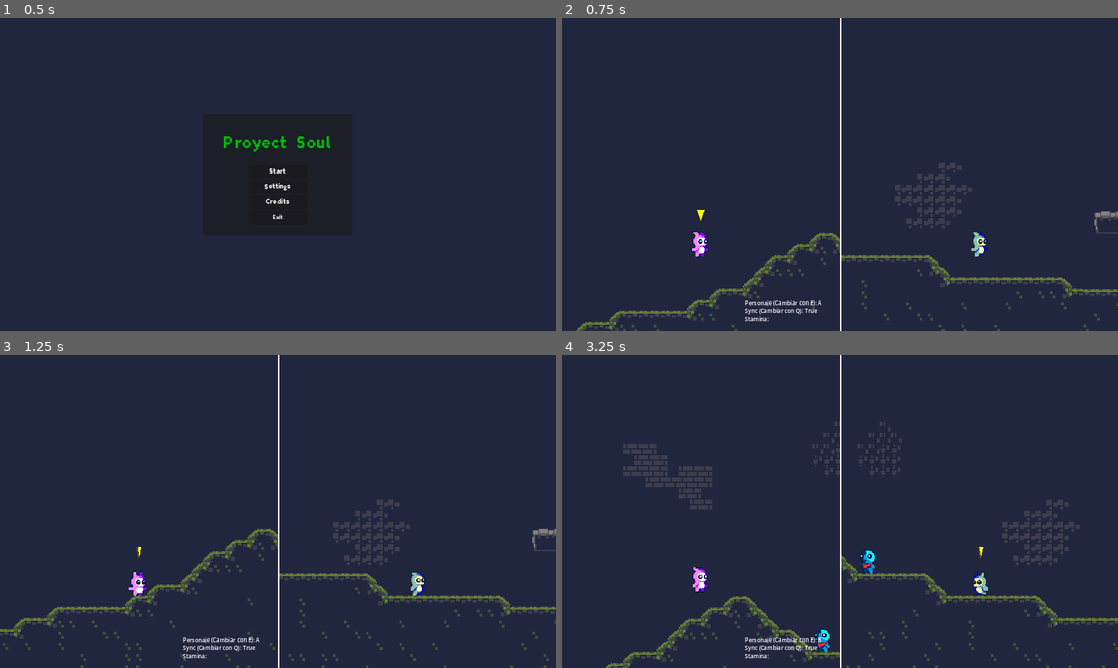
Above: before the commit, frames 1-4 (two rows, left to right).
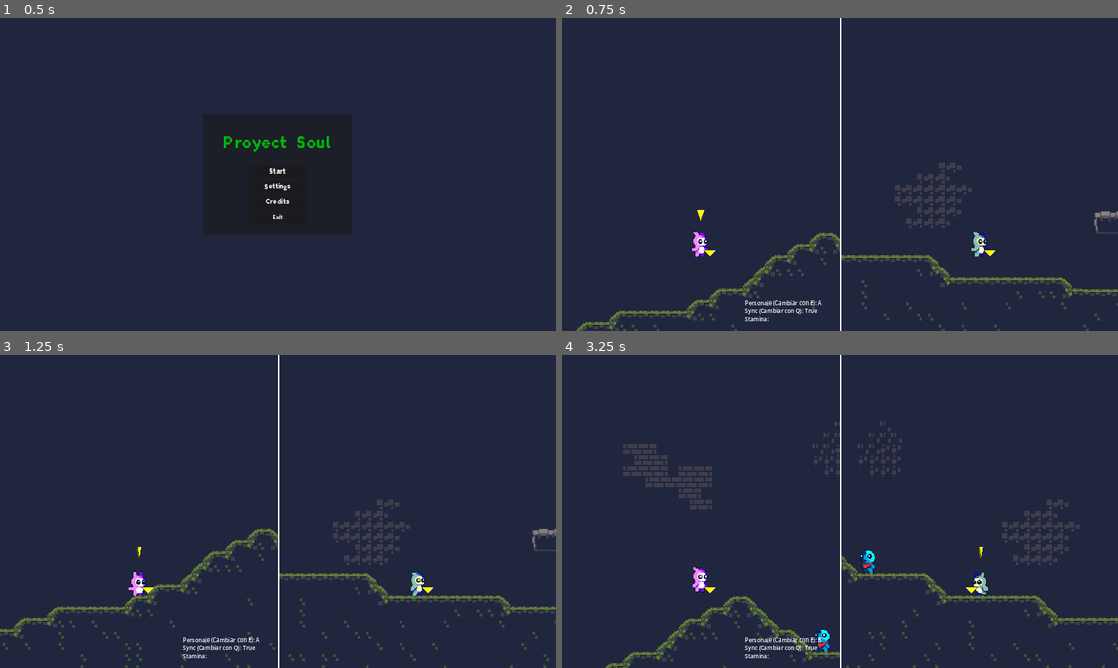
Above: after the commit, the same moments.

Repository: diego5714/ProyectoSoul
Game: Godot game, scene res://UI/MainMenu.tscn
Same seed, same stepped clock (60 frames per second), same inputs: the game is played once before the commit and once after it.
Inputs:
- Up to frame 1 (0.5 s): no input
- Up to frame 2 (0.75 s): click "Start" at 0.5 s
- Up to frame 3 (1.25 s): no input
- Up to frame 4 (3.25 s): hold D (derecha) 1.28-2.78 s; tap Q (desync) at 1.35, 2.85 s; tap Space (saltar) at 1.52, 2.27 s; tap E (select_player) at 2.1 s; hold A (izquierda) from 2.78 s (still down)

Frame 1 is identical in both runs. In frame 2, less than 0.1% of the frame differs, in the area x 24-78%, y 61-77%; in frame 3, less than 0.1%; in frame 4, less than 0.1%, in the area x 25-76%, y 61-77%.

Commit message:
Solucionado bug en el movimiento del personaje B

Diff:
--- a/Scripts/PlayerController.gd
+++ b/Scripts/PlayerController.gd
@@ -50,7 +50,7 @@
 			Jump += 1
 
 		chocando = ColisionPared(PlayerA) or ColisionPared(PlayerB)
-
+		print(chocando)
 
 		if Selected_A:
 			PlayerA.parent_input = move_input
@@ -60,7 +60,6 @@
 				PlayerA.velocity.x = move_toward(PlayerA.velocity.x, SPEED * move_input, ACCELERATION * delta)
 				PlayerB.velocity.x = move_toward(PlayerB.velocity.x, - SPEED * move_input, ACCELERATION * delta)
 			else:
-				PlayerA.parent_input = 0
 				PlayerA.velocity.x = move_toward(PlayerA.velocity.x, 0, ACCELERATION * 2 * delta)
 				PlayerB.velocity.x = move_toward(PlayerB.velocity.x, 0, ACCELERATION * 2 * delta)
 		else: #Selected B
@@ -71,7 +70,6 @@
 				PlayerA.velocity.x = move_toward(PlayerA.velocity.x, - SPEED * move_input, ACCELERATION * delta)
 				PlayerB.velocity.x = move_toward(PlayerB.velocity.x, SPEED * move_input, ACCELERATION * delta)
 			else:
-				PlayerB.parent_input = 0
 				PlayerA.velocity.x = move_toward(PlayerA.velocity.x, 0, ACCELERATION * 2 * delta)
 				PlayerB.velocity.x = move_toward(PlayerB.velocity.x, 0, ACCELERATION * 2 * delta)
 
--- a/scenes/player_a.tscn
+++ b/scenes/player_a.tscn
@@ -607,7 +607,7 @@
 }],
 "loop": true,
 "name": &"default",
-"speed": 60.0
+"speed": 59.0
 }]
 
 [node name="PlayerA" type="CharacterBody2D"]
@@ -636,6 +636,11 @@
 target_position = Vector2(22, 0)
 collision_mask = 7
 
+[node name="Sprite2D" type="Sprite2D" parent="Pivote/RayCast2D"]
+position = Vector2(20, 0)
+scale = Vector2(0.1, 0.1)
+texture = ExtResource("6_x2aak")
+
 [node name="CollisionShape2D" type="CollisionShape2D" parent="."]
 position = Vector2(-1, 7)
 shape = SubResource("RectangleShape2D_o246c")
@@ -654,3 +659,4 @@
 scale = Vector2(0.1, 0.18)
 sprite_frames = SubResource("SpriteFrames_tr5ev")
 autoplay = "default"
+frame_progress = 0.65064
Not shown, changed: export_presets.cfg
